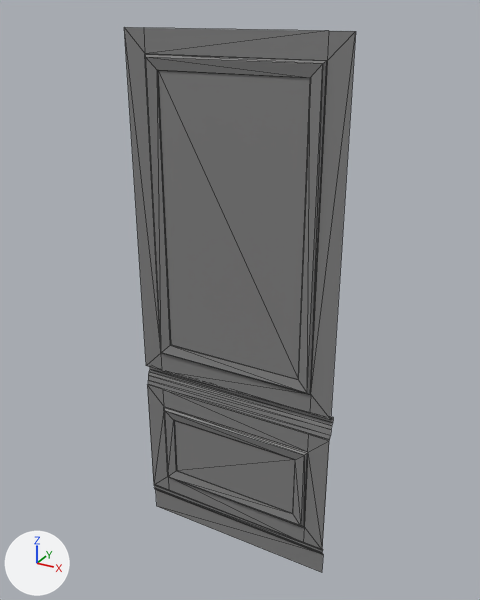
One commit to the FBX model Projet Final Manoir/Manoir_FBX_Unwrapped/AR-Wall_1M_01.FBX: the scene before it, then after it.
One viewpoint serves both versions: a 50 mm lens placed at (2.14, -6.01, 6.54), pointed at (-1.25, 0.17, 3.45). Every picture has the same lights, and +X, +Y and +Z are marked at lower left. Mesh edges are drawn as thin lines. Where no turn or scale is listed for an object, it has been applied to the vertices.

Before the edit, the objects in view are built like this:
```python
me_mesh = bpy.data.meshes.new('Mesh')
me_mesh.from_pydata(...)  # 88 vertices, 132 faces; spans x -2.54..0.0, y -0.04..0.08, z 0.0..6.35
me_mesh.materials.append(mat_worldgridmaterial)  # grey #808080
ob_ar_wall_1m_01 = bpy.data.objects.new('AR-Wall_1M_01', me_mesh)
ob_ar_wall_1m_01.location = (0.0, 0.0, 0.0)
```
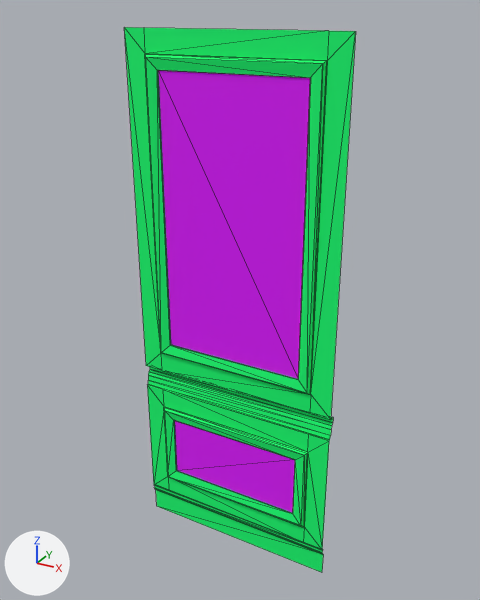
Diff of the bpy script that builds the scene:
```diff
--- a/Projet Final Manoir/Manoir_FBX_Unwrapped/AR-Wall_1M_01.FBX.py
+++ b/Projet Final Manoir/Manoir_FBX_Unwrapped/AR-Wall_1M_01.FBX.py
@@ mat_material__14 @@
+mat_material__14 = principled_material('Material #14')
+mat_material__14.base_color = (0.0, 1.0, 0.165)  # green #00ff71
+mat_material__14.roughness = 0.859
@@ mat_material__13 @@
+mat_material__13 = principled_material('Material #13')
+mat_material__13.base_color = (0.729, 0.0, 1.0)  # pink #de00ff
+mat_material__13.roughness = 0.859
@@ me_mesh @@
 me_mesh.from_pydata(...)  # 88 vertices, 132 faces; spans x -2.54..0.0, y -0.04..0.08, z 0.0..6.35
 # used by ob_ar_wall_1m_01; location = (0.0, 0.0, 0.0)
+# me_mesh part 1: 128 of the faces centred in x -2.45..-0.09, y -0.03..0.07, z 0.1..6.27 switch from mat_worldgridmaterial (grey #808080) to mat_material__14 (green #00ff71)
+# me_mesh part 2: the 1 face centred in x -1.56, y 0.0, z 1.35 switches from mat_worldgridmaterial (grey #808080) to mat_material__13 (pink #de00ff)
+# me_mesh part 3: the 1 face centred in x -1.56, y 0.0, z 3.8 switches from mat_worldgridmaterial (grey #808080) to mat_material__13 (pink #de00ff)
+# me_mesh part 4: the 1 face centred in x -0.98, y 0.0, z 1.08 switches from mat_worldgridmaterial (grey #808080) to mat_material__13 (pink #de00ff)
+# me_mesh part 5: the 1 face centred in x -0.98, y 0.0, z 4.87 switches from mat_worldgridmaterial (grey #808080) to mat_material__13 (pink #de00ff)
+me_mesh.materials.append(mat_material__13)  # pink #de00ff
```

Location of each change, (x1, y1, x2, y2) in pixels of the pictures (480 x 600 px):
part 1 of me_mesh, recoloured (grey to green): (124, 27, 356, 572) in both
part 2 of me_mesh, recoloured: (174, 420, 293, 470) in both
part 3 of me_mesh, recoloured: (158, 71, 298, 379) in both
part 4 of me_mesh, recoloured: (177, 459, 295, 513) in both
part 5 of me_mesh, recoloured: (158, 70, 310, 376) in both
